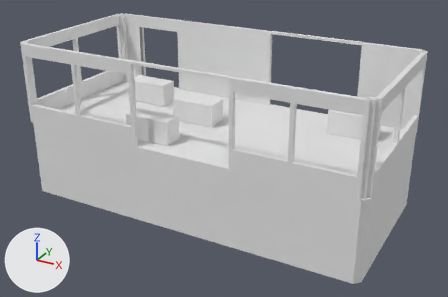
What one commit did to the OBJ model cloudbreak-array-r4/assets/tower-k-1-col.obj.
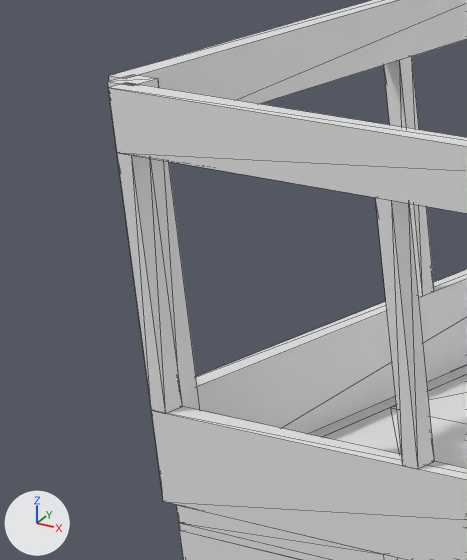
The first picture shows the older version from a 50 mm camera at (10.84, -19.26, 8.73) aimed at (0.34, -0.18, -0.81). The close-ups show the older and then the newer version on the part from 0% to 20% of the width and 9% to 45% of the height of that picture. Only the edits that show in the close-ups are written down. The lights are fixed; the arrows at lower left show +X, +Y and +Z. The close-ups show mesh edges as thin lines. Where no turn or scale is listed for an object, it has been applied to the vertices.

Before the edit, the objects in view are built like this:
```python
me_part018 = bpy.data.meshes.new('Part018')
me_part018.from_pydata(...)  # a box spanning x -6.55..-1.55, y -3.17..-3.0, z 2.62..3.08
me_part028 = bpy.data.meshes.new('Part028')
me_part028.from_pydata(...)  # a box spanning x -6.8..-6.63, y -2.92..2.92, z 0.0..0.71
me_part036 = bpy.data.meshes.new('Part036')
me_part036.from_pydata(...)  # a box spanning x -6.68..-6.44, y -3.05..-2.81, z 0.0..3.08
ob_part018 = bpy.data.objects.new('Part018', me_part018)
ob_part018.location = (0.0, 0.0, 0.0)
ob_part028 = bpy.data.objects.new('Part028', me_part028)
ob_part028.location = (0.0, 0.0, 0.0)
ob_part036 = bpy.data.objects.new('Part036', me_part036)
ob_part036.location = (0.0, 0.0, 0.0)
# also in view: 'Part029' at (-6.72, 0.0, 2.85); 'Part021' at (-6.48, -3.09, 1.67); 'Part005' at (-5.47, 1.19, -0.07); 'Part002' at (-5.47, -1.83, -0.07); 'Part020' at (-4.12, -3.09, 1.67)
```
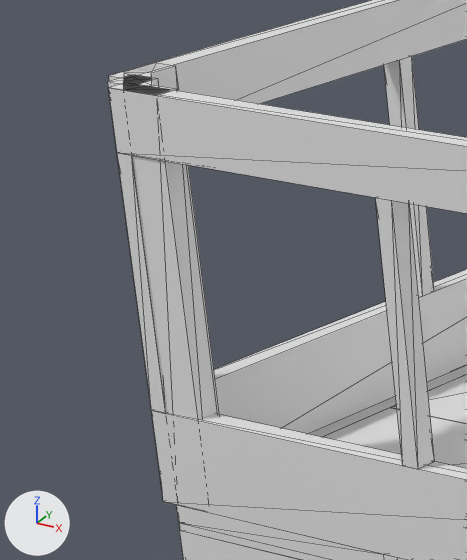
Boxes [x1, y1, x2, y2] around the edits, measured in the close-ups (467 x 560 px):
'Part049', added
    after: [124, 85, 217, 420]
'Part047', added
    after: [125, 63, 219, 414]
'Part048', added
    after: [123, 72, 152, 90]
'Part036', unchanged, covered by the edit
    before: [108, 74, 200, 410]
    after: [108, 74, 159, 88]

What changed in the scene script:
```text
Add me_part049:
    me_part049.from_pydata([(-6.41, -3.16, 0.0), (-6.1, -3.16, 0.0), (-6.1, -2.97, 0.0), (-6.34, -2.97, 0.0), (-6.41, -3.16, 3.08), (-6.1, -3.16, 3.08), (-6.1, -2.97, 3.08), (-6.34, -2.97, 3.08)], [], [(2, 1, 0), (5, 6, 4), (3, 2, 0), (6, 7, 4), (5, 4, 0), (1, 5, 0), (6, 5, 1), (2, 6, 1), (7, 6, 2), (3, 7, 2), (4, 7, 3), (0, 4, 3)])
Add me_part048:
    me_part048.from_pydata([(-6.79, -2.79, 0.0), (-6.41, -3.16, 0.0), (-6.34, -2.97, 0.0), (-6.6, -2.71, 0.0), (-6.79, -2.79, 3.08), (-6.41, -3.16, 3.08), (-6.34, -2.97, 3.08), (-6.6, -2.71, 3.08)], [], [(2, 1, 0), (5, 6, 4), (3, 2, 0), (6, 7, 4), (5, 4, 0), (1, 5, 0), (6, 5, 1), (2, 6, 1), (7, 6, 2), (3, 7, 2), (4, 7, 3), (0, 4, 3)])
Add me_part047:
    me_part047.from_pydata([(-6.79, -2.47, 0.0), (-6.79, -2.79, 0.0), (-6.6, -2.71, 0.0), (-6.6, -2.47, 0.0), (-6.79, -2.47, 3.08), (-6.79, -2.79, 3.08), (-6.6, -2.71, 3.08), (-6.6, -2.47, 3.08)], [], [(2, 1, 0), (5, 6, 4), (3, 2, 0), (6, 7, 4), (5, 4, 0), (1, 5, 0), (6, 5, 1), (2, 6, 1), (7, 6, 2), (3, 7, 2), (4, 7, 3), (0, 4, 3)])
Add ob_part049:
    ob_part049 = bpy.data.objects.new('Part049', me_part049)
    ob_part049.location = (0.0, 0.0, 0.0)
Add ob_part048:
    ob_part048 = bpy.data.objects.new('Part048', me_part048)
    ob_part048.location = (0.0, 0.0, 0.0)
Add ob_part047:
    ob_part047 = bpy.data.objects.new('Part047', me_part047)
    ob_part047.location = (0.0, 0.0, 0.0)
```
